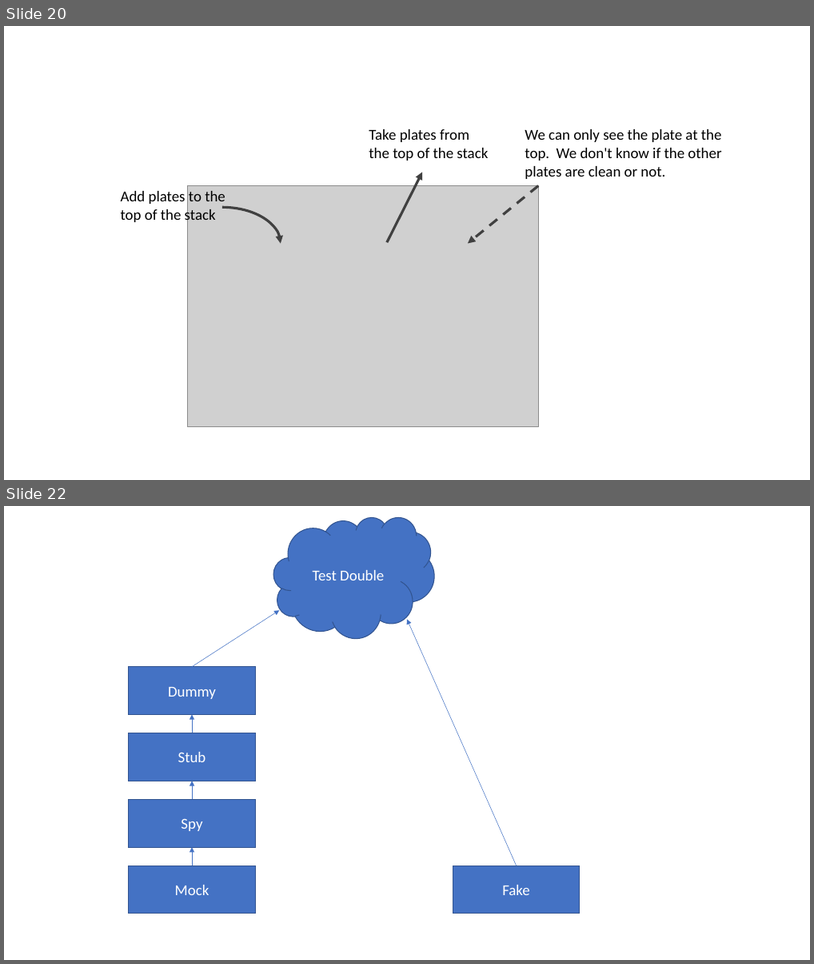
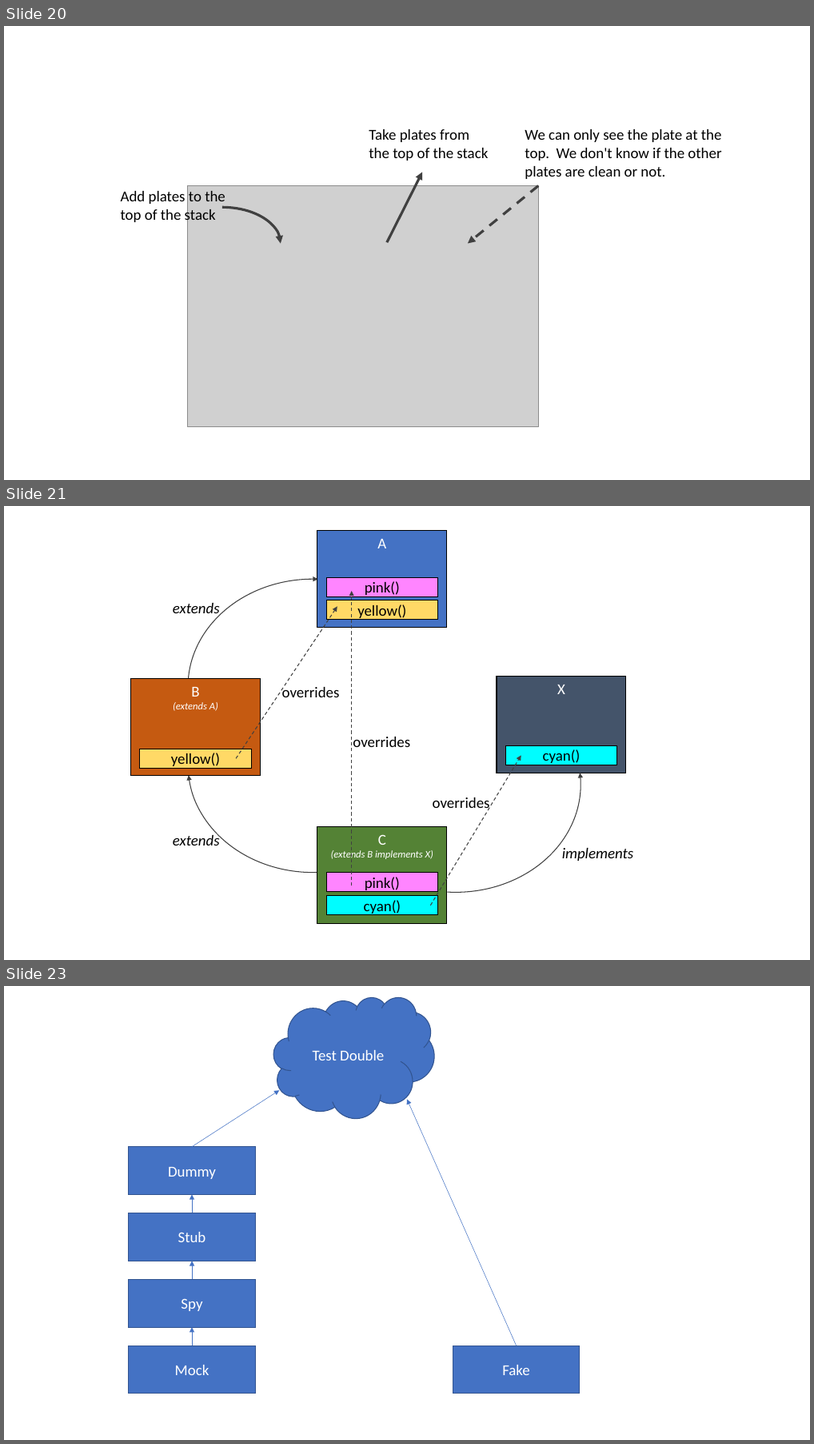
Before and after one commit to albertattard/java-boot-camp, a slide deck: assets/images/Images.pptx. Shown one above the other, each under a label of ours: slides 20 and 22 before the commit, slides 20, 21 and 23 after it; the slides between them are not shown. The pictures are 814x964 and 814x1444 pixels, drawn with LibreOffice and Linux fonts; fonts in the diff are those of the drawing; grey boxes stand for pictures. Boxes give left, top, right and bottom in pixels: in the first picture for what was removed or moved away, otherwise in the second. Text is boxed around its words. In the diff, an @@ line names an element or a change of style, - is before the commit and + after.

```diff
--- a/assets/images/Images.pptx
+++ b/assets/images/Images.pptx
@@ slide 21 added at <box>4,506,810,960</box>, background #FFFFFF @@
@@ rectangle added at <box>318,531,447,627</box>, fill #4472C4, outline #000000 1 pt, 18 pt, text #FFFFFF @@
+A
@@ rectangle added at <box>326,577,438,596</box>, fill #FF85FF, outline #000000 1 pt, 18 pt, text #000000 @@
+pink()
@@ arc (boxed as its full ellipse) added at <box>188,579,438,794</box>, outline #404040 1 pt @@
@@ rectangle added at <box>326,600,438,619</box>, fill #FFD966, outline #000000 1 pt, 18 pt, text #000000 @@
+yellow()
@@ arrow added from (352, 885) to (352, 591), #404040 1 pt dashed @@
@@ text added at <box>173,603,220,618</box>, 18 pt, text #000000, italic @@
+extends
@@ arrow added from (236, 758) to (338, 607), #404040 1 pt dashed @@
@@ arc (boxed as its full ellipse) added at <box>188,657,438,872</box>, outline #404040 1 pt @@
@@ rectangle added at <box>131,679,261,776</box>, fill #C55A11, outline #000000 1 pt, 12 pt, text #FFFFFF, italic @@
+B
+(extends A)
@@ text added at <box>282,684,340,697</box>, 18 pt, text #000000 @@
+overrides
@@ arc (boxed as its full ellipse) added at <box>330,677,581,892</box>, outline #404040 1 pt @@
@@ rectangle added at <box>497,676,626,772</box>, fill #44546A, outline #000000 1 pt, 18 pt, text #FFFFFF @@
+X
@@ text added at <box>353,736,410,747</box>, 18 pt, text #000000 @@
+overrides
@@ rectangle added at <box>506,745,618,765</box>, fill #00FDFF, outline #000000 1 pt, 18 pt, text #000000 @@
+cyan()
@@ rectangle added at <box>139,748,251,768</box>, fill #FFD966, outline #000000 1 pt, 18 pt, text #000000 @@
+yellow()
@@ arrow added from (431, 905) to (522, 756), #404040 1 pt dashed @@
@@ text added at <box>433,797,490,811</box>, 18 pt, text #000000 @@
+overrides
@@ text added at <box>173,833,220,845</box>, 18 pt, text #000000, italic @@
+extends
@@ rectangle added at <box>318,827,447,923</box>, fill #548235, outline #000000 1 pt, 12 pt, text #FFFFFF, italic @@
+C
+(extends B implements X)
@@ text added at <box>562,848,634,860</box>, 18 pt, text #000000, italic @@
+implements
@@ rectangle added at <box>326,872,438,892</box>, fill #FF85FF, outline #000000 1 pt, 18 pt, text #000000 @@
+pink()
@@ rectangle added at <box>326,896,438,915</box>, fill #00FDFF, outline #000000 1 pt, 18 pt, text #000000 @@
+cyan()
@@ what was slide 22 is now slide 23 @@
```
Also in this commit, not shown: 3 other files.
